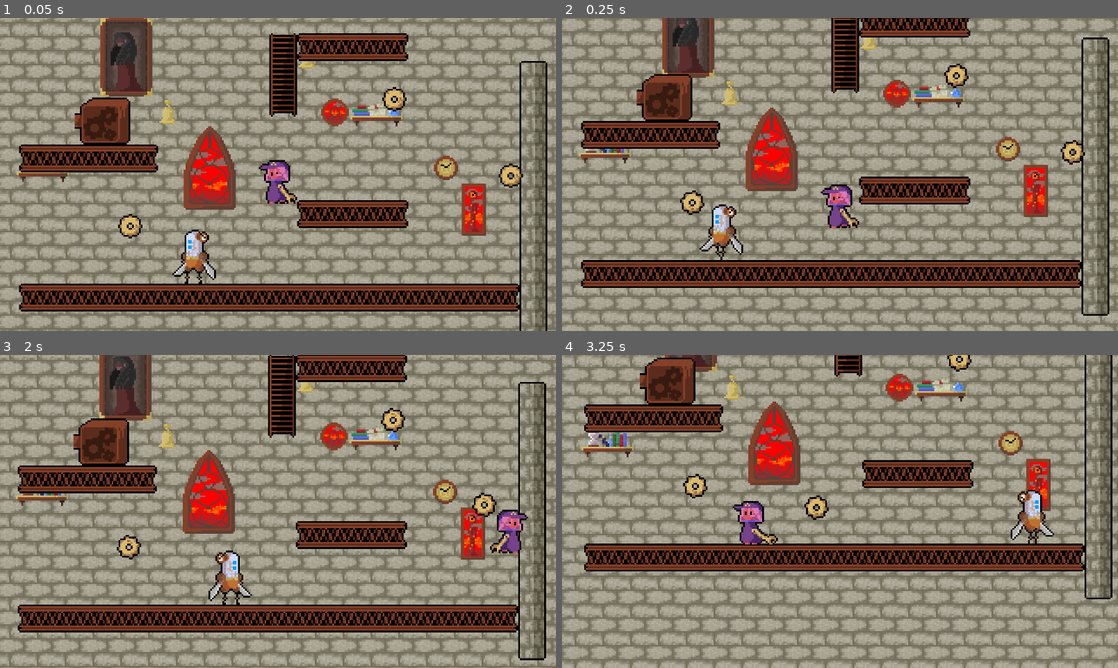
Above: before the commit, frames 1-4 (two rows, left to right).
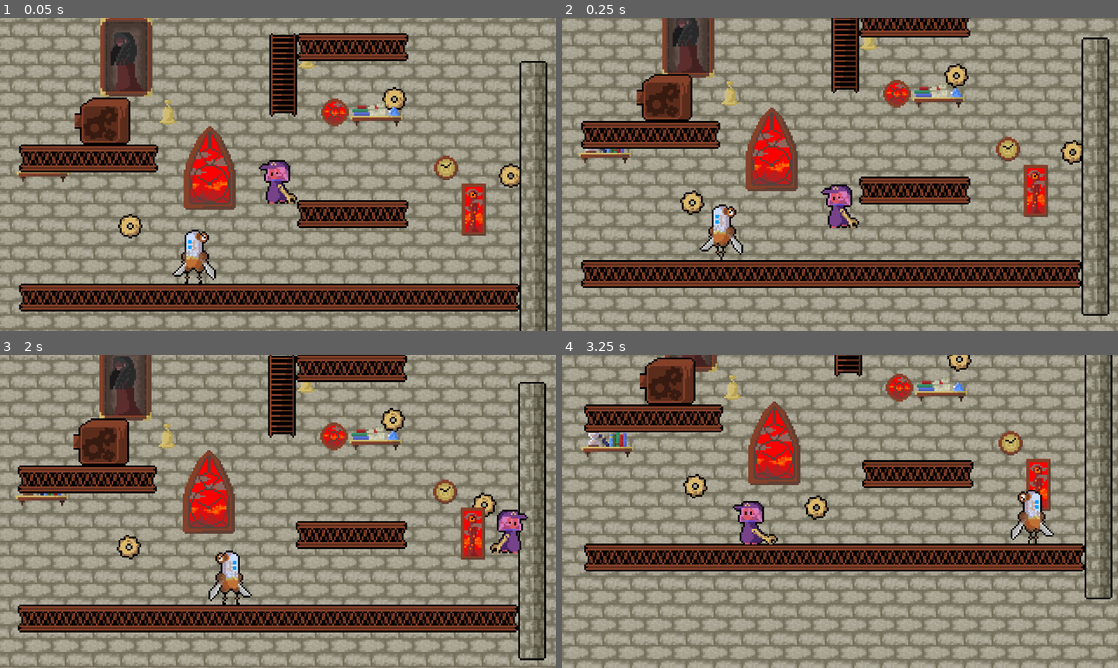
Above: after the commit, the same moments.

Repository: KingKiwiThe5th/Countdown
Game: Godot game, scene res://Scenes/main.tscn
Two runs of this game, one before a commit and one after it. Both use one fixed random seed, a clock stepped at 60 frames per second and the inputs below.
Inputs:
- Up to frame 1 (0.05 s): no input
- Up to frame 2 (0.25 s): no input
- Up to frame 3 (2 s): hold W (climb) 0.53-1.28 s; hold D (right) from 0.53 s (still down); tap Space (jump) at 0.77, 1.52 s; tap E (select) at 1.35 s
- Up to frame 4 (3.25 s): release D (right) at 2.03 s; hold W (climb) 2.03-2.78 s; hold A (left) from 2.03 s (still down); tap E (select) at 2.85 s; tap Space (jump) at 3.02 s

The runs differ from the first frame. In frame 1, less than 0.1% of the frame differs, in the area x 69-95%, y 26-52%; in frame 2, less than 0.1%; in frame 3, less than 0.1%, in the area x 70-88%, y 24-52%; in frame 4, nothing differs.

Commit message:
nothing really

Diff:
--- a/Scenes/gear.tscn
+++ b/Scenes/gear.tscn
@@ -45,6 +45,7 @@
 
 [node name="Gear" type="Node2D"]
 visibility_layer = 2
+z_index = -1
 script = ExtResource("1_1sowc")
 
 [node name="Area2D" type="Area2D" parent="."]
--- a/Scenes/ladder.tscn
+++ b/Scenes/ladder.tscn
@@ -47,6 +47,7 @@
 }]
 
 [node name="Ladder" type="Node2D"]
+z_index = -2
 script = ExtResource("1_fnw1j")
 
 [node name="Area2D" type="Area2D" parent="."]
--- a/Scripts/slasher_kill_area.gd
+++ b/Scripts/slasher_kill_area.gd
@@ -26,12 +26,6 @@
 	#if collider:
 		#collider.set_deferred("disabled", true)
 	#
-	## Make hazards smile (if you want to keep this feature)
-	#var robots = get_tree().get_nodes_in_group("Hazards")
-	#for robot in robots:
-		#if robot.has_method("smile"):
-			#robot.smile()
-	#
 	## Freeze time and stop player movement BUT KEEP VISIBLE
 	#Engine.time_scale = 0.25
 	#if shrinky:
Not shown: 1 places in Scenes/slasher.tscn that only renumber resources
